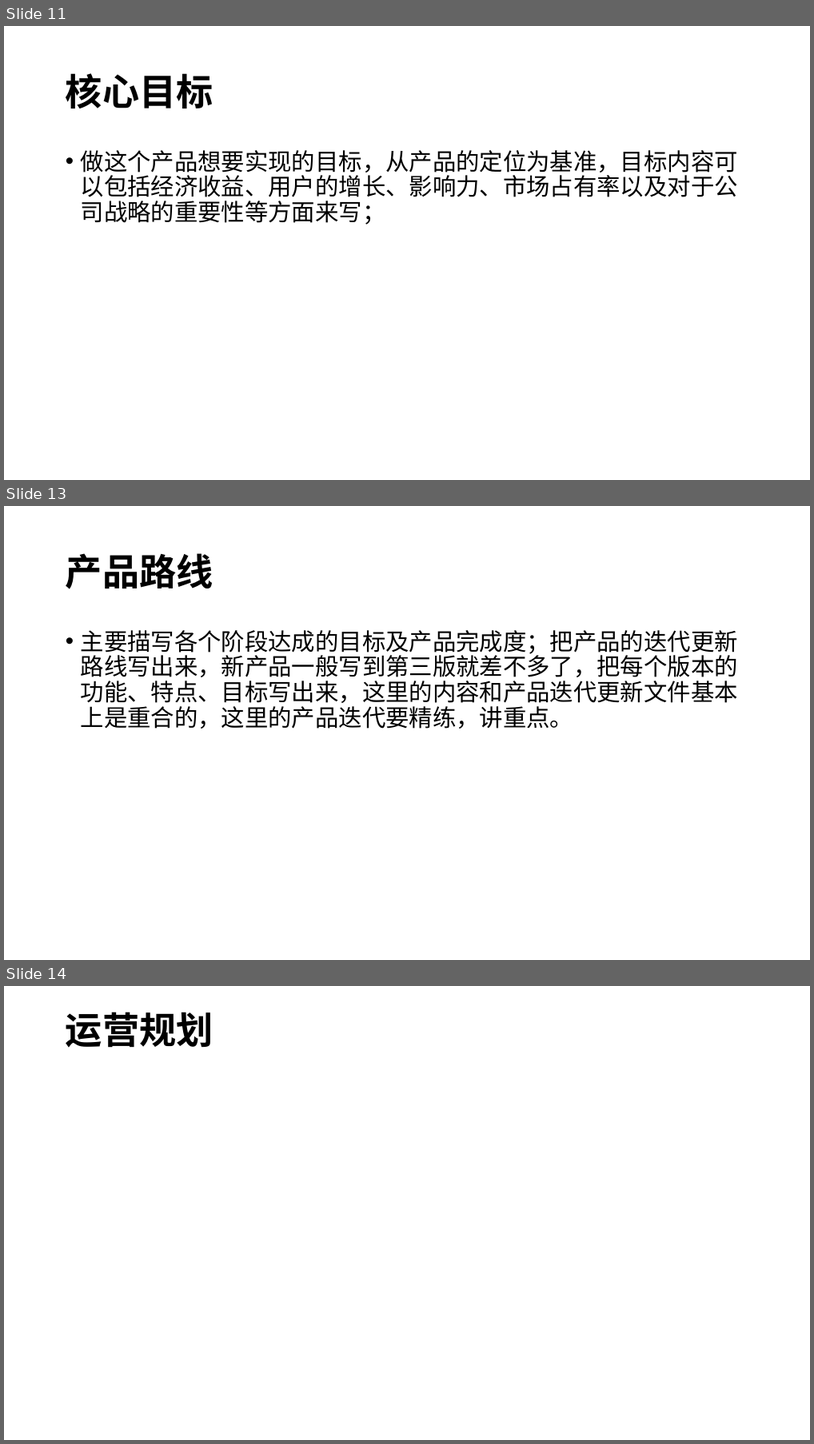
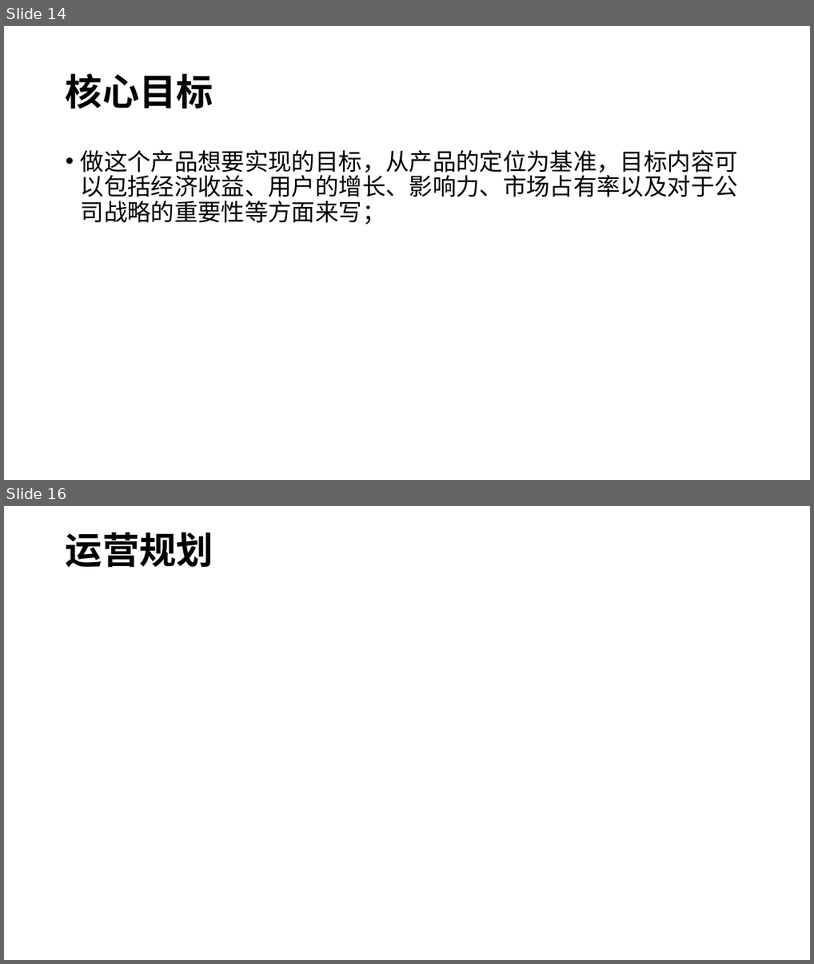
Before and after one commit to awanglilong/awanglilong.github.io, a slide deck: _posts/商业需求.pptx. Shown one above the other, each under a label of ours: slides 11, 13 and 14 before the commit, slides 14 and 16 after it; the slides between them are not shown. The pictures are 814x1444 and 814x964 pixels, drawn with LibreOffice and Linux fonts; fonts in the diff are those of the drawing. Boxes give left, top, right and bottom in pixels: in the first picture for what was removed or moved away, otherwise in the second. Text is boxed around its words. In the diff, an @@ line names an element or a change of style, - is before the commit and + after.

```diff
--- a/_posts/商业需求.pptx
+++ b/_posts/商业需求.pptx
@@ slide 13 removed at (4,506,810,960), background #FFFFFF @@
@@ title removed at (66,553,214,589) @@
-产品路线
@@ text removed at (81,630,738,728) @@
-• 主要描写各个阶段达成的目标及产品完成度；把产品的迭代更新路线写出来，新产品一般写到第三版就差不多了，把每个版本的功能、特点、目标写出来，这里的内容和产品迭代更新文件基本上是重合的，这里的产品迭代要精练，讲重点。
@@ what was slide 11 is now slide 14 @@
@@ what was slide 14 is now slide 16 @@
```
Also in this commit, not shown: 13 slides changed, 6 slides added, 7 other slides removed, 1 other file.
